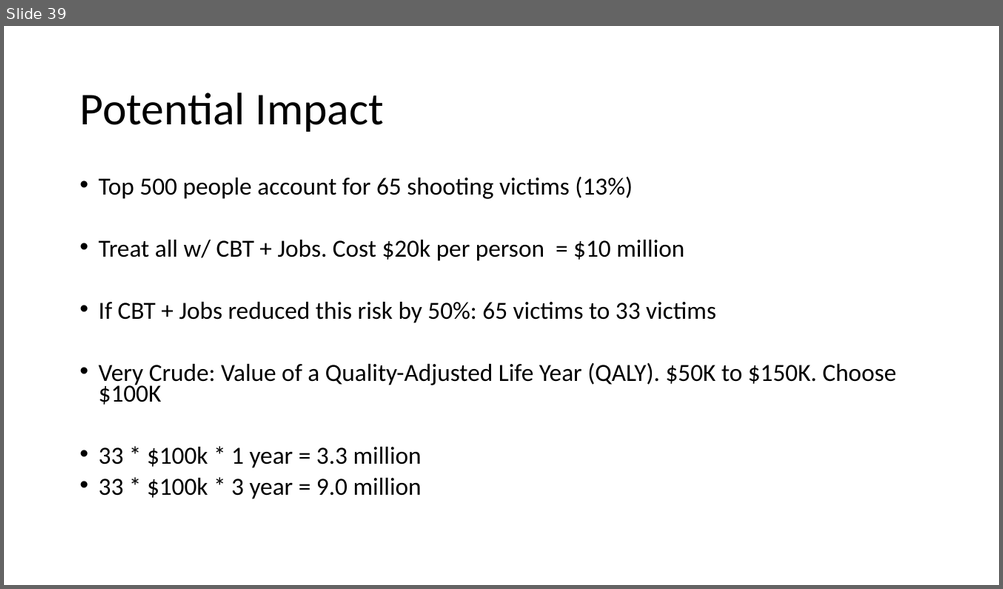
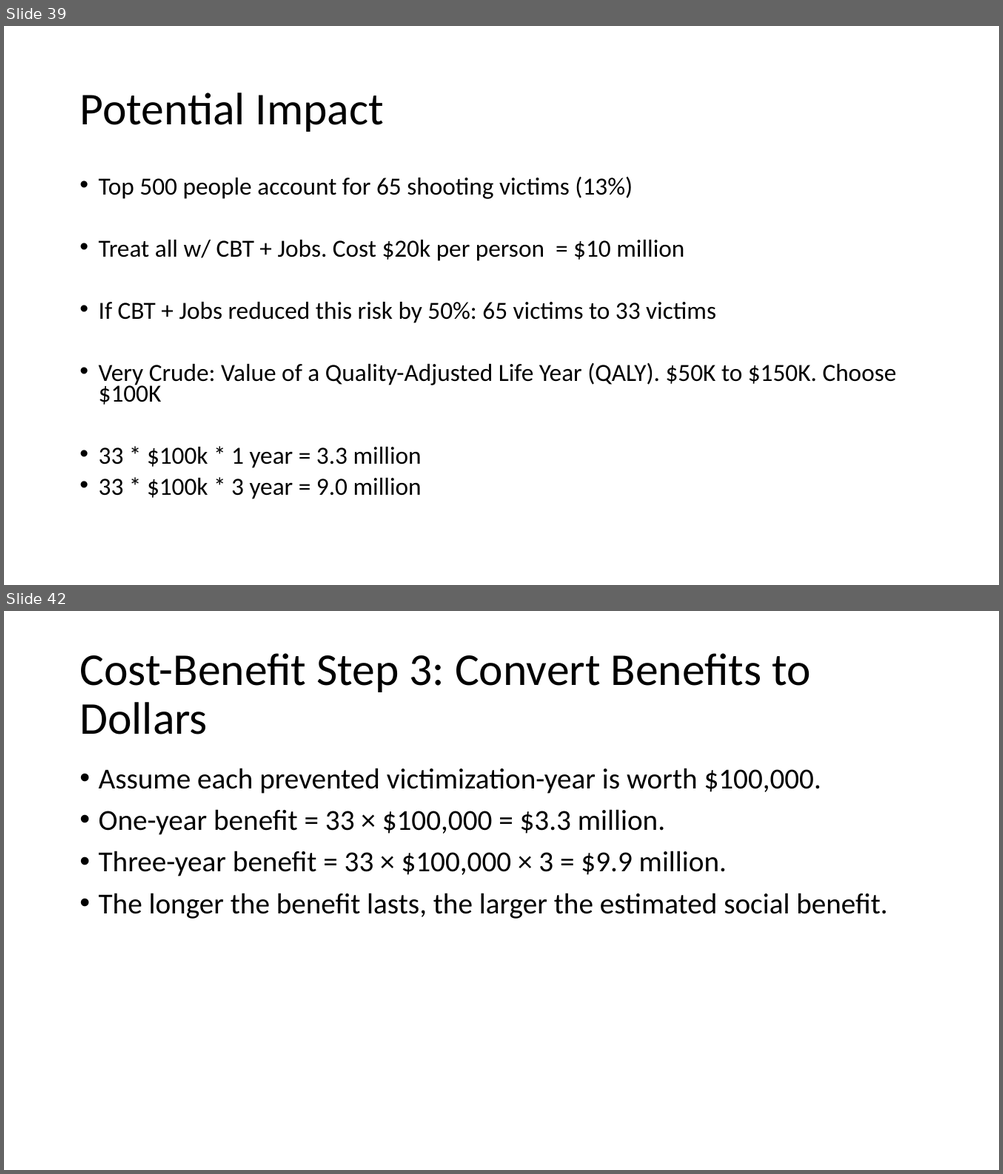
Before and after one commit to zjelveh/zjelveh.github.io, a slide deck: files/inst414_spring2026/lectures/lecture_14.pptx. Shown one above the other, each under a label of ours: slide 39 before the commit, slides 39 and 42 after it; the slides between them are not shown. The pictures are 1003x589 and 1003x1174 pixels, drawn with LibreOffice and Linux fonts; fonts in the diff are those of the drawing. Boxes give left, top, right and bottom in pixels: in the first picture for what was removed or moved away, otherwise in the second. Text is boxed around its words. In the diff, an @@ line names an element or a change of style, - is before the commit and + after.

```diff
--- a/files/inst414_spring2026/lectures/lecture_14.pptx
+++ b/files/inst414_spring2026/lectures/lecture_14.pptx
@@ slide 42 added at bbox=[4, 611, 999, 1170], background #FFFFFF @@
@@ title added at bbox=[79, 653, 811, 735], 44 pt, text #000000 @@
+Cost-Benefit Step 3: Convert Benefits to Dollars
@@ text added at bbox=[99, 768, 887, 919], 28 pt, text #000000 @@
+• Assume each prevented victimization-year is worth $100,000.
+• One-year benefit = 33 × $100,000 = $3.3 million.
+• Three-year benefit = 33 × $100,000 × 3 = $9.9 million.
+• The longer the benefit lasts, the larger the estimated social benefit.
```
Also in this commit, not shown: 3 other slides added, 1 other file.
